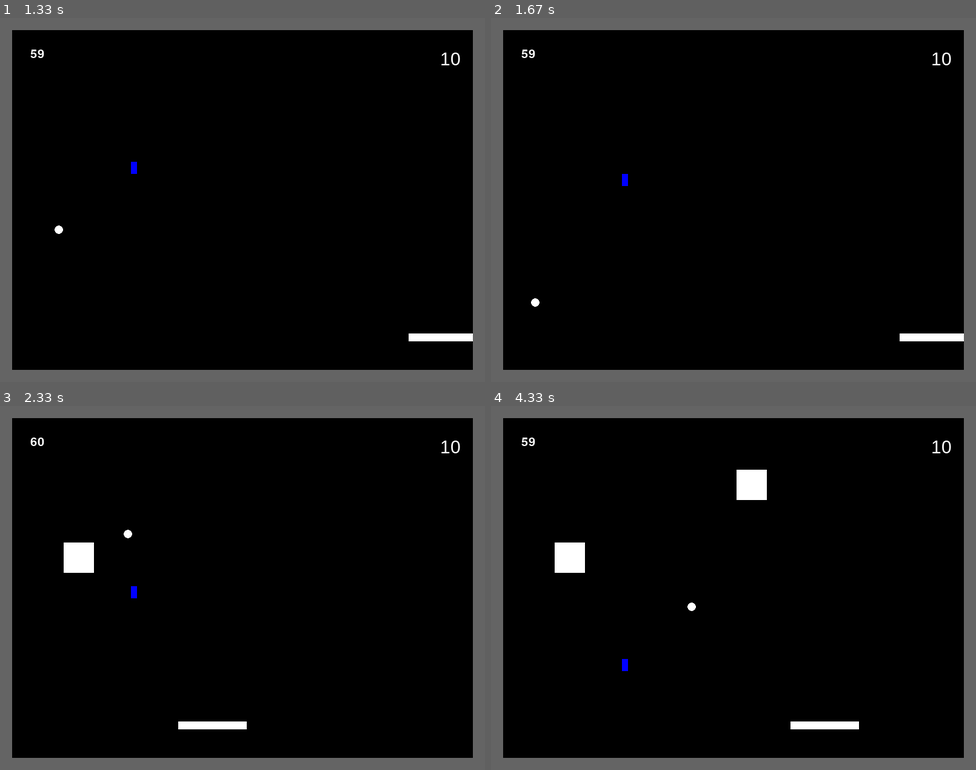
Above: before the commit, frames 1-4 (two rows, left to right).
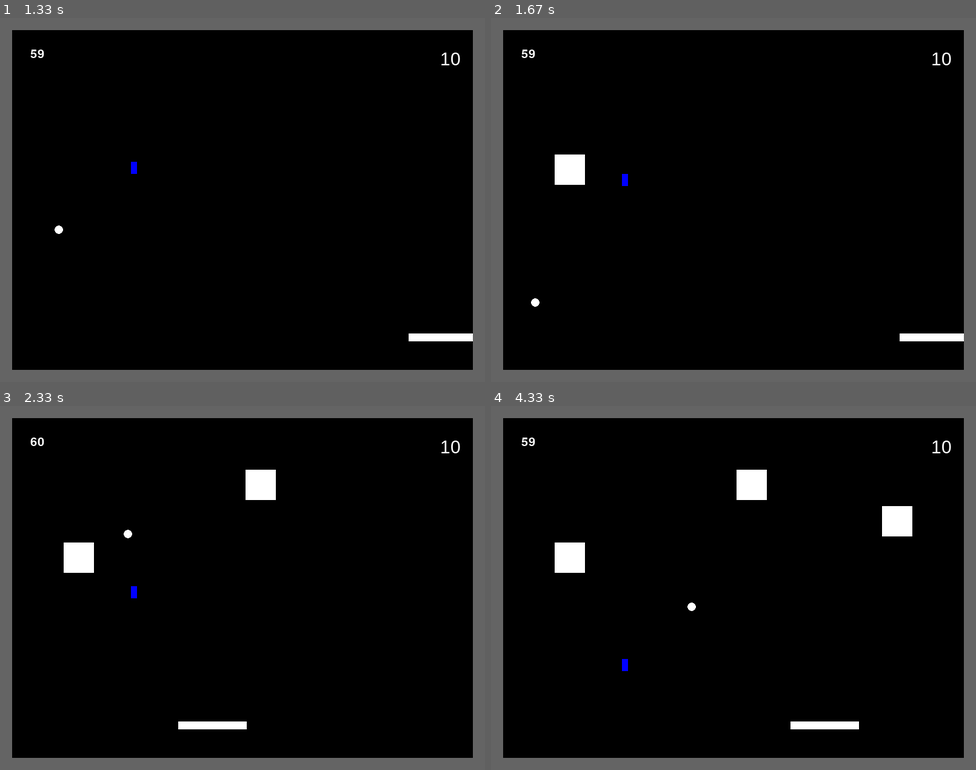
Above: after the commit, the same moments.

Repository: Gibson223/mod-5
Game: pygame game, started from py/main.py
Same seed, same stepped clock (60 frames per second), same inputs: the game is played once before the commit and once after it.
Inputs:
- Up to frame 1 (1.33 s): tap Enter at 0.33 s; hold Right 0.67-1.13 s; hold Right from 1.17 s (still down)
- Up to frame 2 (1.67 s): release Right at 1.63 s
- Up to frame 3 (2.33 s): hold Left 1.67-2.2 s; tap Home at 1.82 s; hold Left from 2.23 s (still down)
- Up to frame 4 (4.33 s): release Left at 2.63 s; hold Right 2.67-3.3 s; hold Left 3.33-3.8 s; tap Home at 3.48 s; hold Right 3.83-4.3 s

Frame 1 is identical in both runs. In frame 2, 0.5% of the frame differs, in the area x 13-20%, y 37-46%; in frame 3, 0.5%; in frame 4, 0.5%.

Commit message:
Stop blocks from spawning too close to the ball

Diff:
--- a/py/constants.py
+++ b/py/constants.py
@@ -79,10 +79,12 @@
 GRIDY = 3
 GRIDMARGIN = 100
 
+# Blocks will not spawn if within n pixels from the ball
+MINSPAWNDIST = 150
 
 # Block respawn time range
-RESPAWNDELAY = 420
-RESPAWNRANGE = 2069
+RESPAWNDELAY = 169
+RESPAWNRANGE = 1969
 
 # Color definitions
 colors = {
--- a/py/main.py
+++ b/py/main.py
@@ -250,25 +250,33 @@
 
         newblock = objects.Block(self.blocksize-(2*constants.BLOCKMARGIN), self.blocksize-(2*constants.BLOCKMARGIN))
 
-        # But maybe the grid stuff can stay here
-
         newblock.x_on_grid=random.randint(1,constants.GRIDX)-1
         newblock.y_on_grid=random.randint(1,constants.GRIDY)-1
 
         if not self.grid[newblock.y_on_grid][newblock.x_on_grid]:
-            newblock.rect.x=constants.GRIDMARGIN + self.blocksize*newblock.x_on_grid + constants.BLOCKMARGIN
-            newblock.rect.y=constants.GRIDMARGIN + self.blocksize*newblock.y_on_grid + constants.BLOCKMARGIN
-            self.AllSpritesList.add(newblock)
-            self.CollisionSpritesList.add(newblock)
-            self.blocklist.append(newblock)
-            self.grid[newblock.y_on_grid][newblock.x_on_grid] = newblock
+            block_x = constants.GRIDMARGIN + self.blocksize*newblock.x_on_grid + constants.BLOCKMARGIN
+            block_y = constants.GRIDMARGIN + self.blocksize*newblock.y_on_grid + constants.BLOCKMARGIN
+            ball_x = self.playerBall.rect.x
+            ball_y = self.playerBall.rect.y
+            # block will not spawn too close to the ball
+            # note that the distance is measure from the top-left
+            #   of both rects, and not from the center
+            if math.hypot(block_x - ball_x, block_y - ball_y) >= constants.MINSPAWNDIST:
+
+                newblock.rect.x = block_x
+                newblock.rect.y = block_y
+
+                self.AllSpritesList.add(newblock)
+                self.CollisionSpritesList.add(newblock)
+                self.blocklist.append(newblock)
+                self.grid[newblock.y_on_grid][newblock.x_on_grid] = newblock
 
     def inc_score(self, points):
         self.score += points
 
     def gameover(self):
         sensordb.insertscore('jemoeder', self.score)
-        print(sensordb.get_scores())
+        # print(sensordb.get_scores())
         pygame.time.delay(500)
         self.nextGameState = MainMenu()
 
@@ -564,7 +572,7 @@
         self.highMenu = self.highField('HIGHSCORES', self, chosenfont=self.mainFont)
         scores = sensordb.get_scores()
         self.pages = sensordb.get_pages()
-        print('number of pages:' + str(self.pages) )
+        # print('number of pages:' + str(self.pages) )
         self.rows = [None]*constants.SHOW
         for x in range(0, len(scores)):
             # print('concat is: '+ scores[x][0] + ' ' + str(scores[x][1]))
@@ -614,8 +622,8 @@
             pygame.time.delay(500)
             return
 
-        if keyBindings.checkPress('left', keysPressed) and self.window:
-            print('entered with window:', self.window)
+        if keyBindings.checkPress('left', keysPressed):
+            # print('entered with window:', self.window)
             if self.window == 0:
                 print('should start mainmenu...')
                 self.nextGameState = MainMenu()
@@ -668,6 +676,8 @@
         Screen.blit(pagecount.text, (constants.WINDOW_WIDTH - pagecount.width - 20, constants.WINDOW_HEIGHT - pagecount.height - 20))
         pygame.time.delay(80)
 
+        return self.nextGameState
+
 
 class Audio:
     """
--- a/py/objects.py
+++ b/py/objects.py
@@ -281,9 +281,9 @@
 
     types = ["blue","red","green"]
                     # ('name', rng_chance, color, duration, object, attribute, new_value factor)
-    type_properties= {"blue"  :( 8, "BLUE",  3000, "ball",   "radius", 2.8 ),
+    type_properties= {"blue"  :( 8, "BLUE",  3000, "ball",   "radius", 3),
                       "red"   :( 1, "RED",   2000, "ball",   "speed",  1.7),
-                      "green" :( 3, "GREEN", 4000, "paddle", "width",  2)}
+                      "green" :( 3, "GREEN", 5000, "paddle", "width",  2)}
     type = None
     color = None
 
